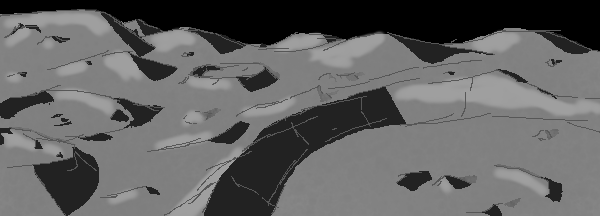
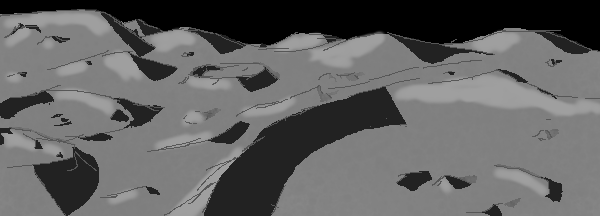
Layered file, before and after one edit (600x216). Changes by layer:
painted on "Layer 2" over box(231, 80, 600, 206)
painted on "Mask Layer" over box(231, 80, 600, 206)
painted on "Layer 9" over box(231, 80, 600, 206)
painted on "Layer 6" over box(231, 80, 600, 206)
